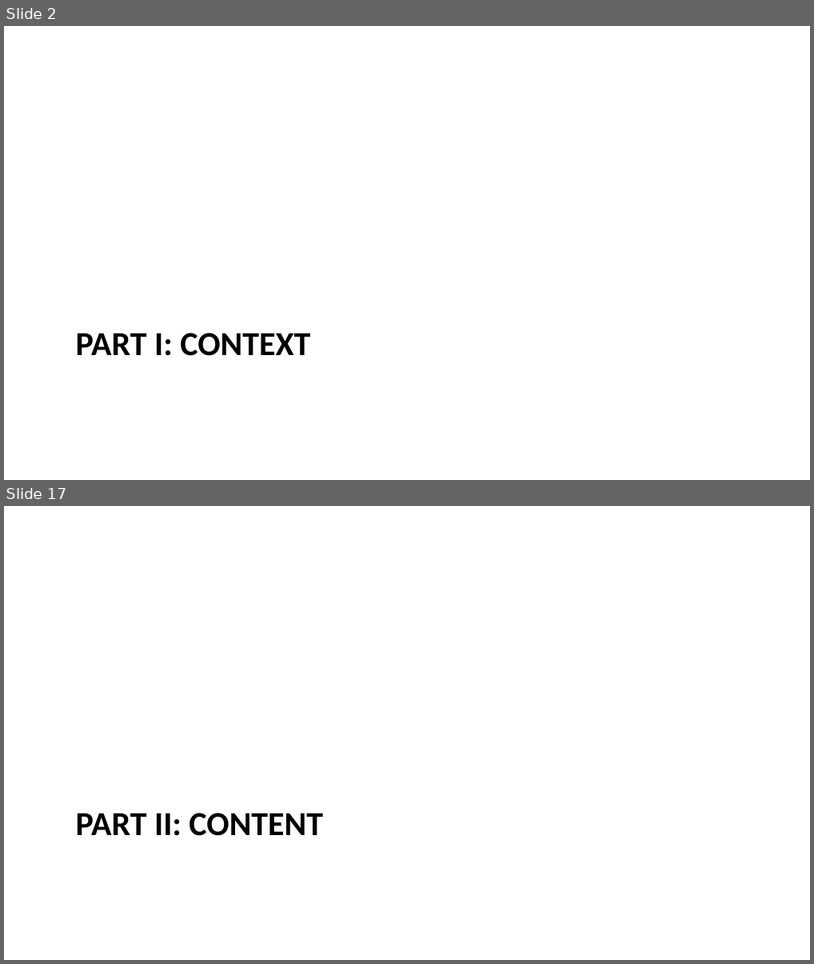
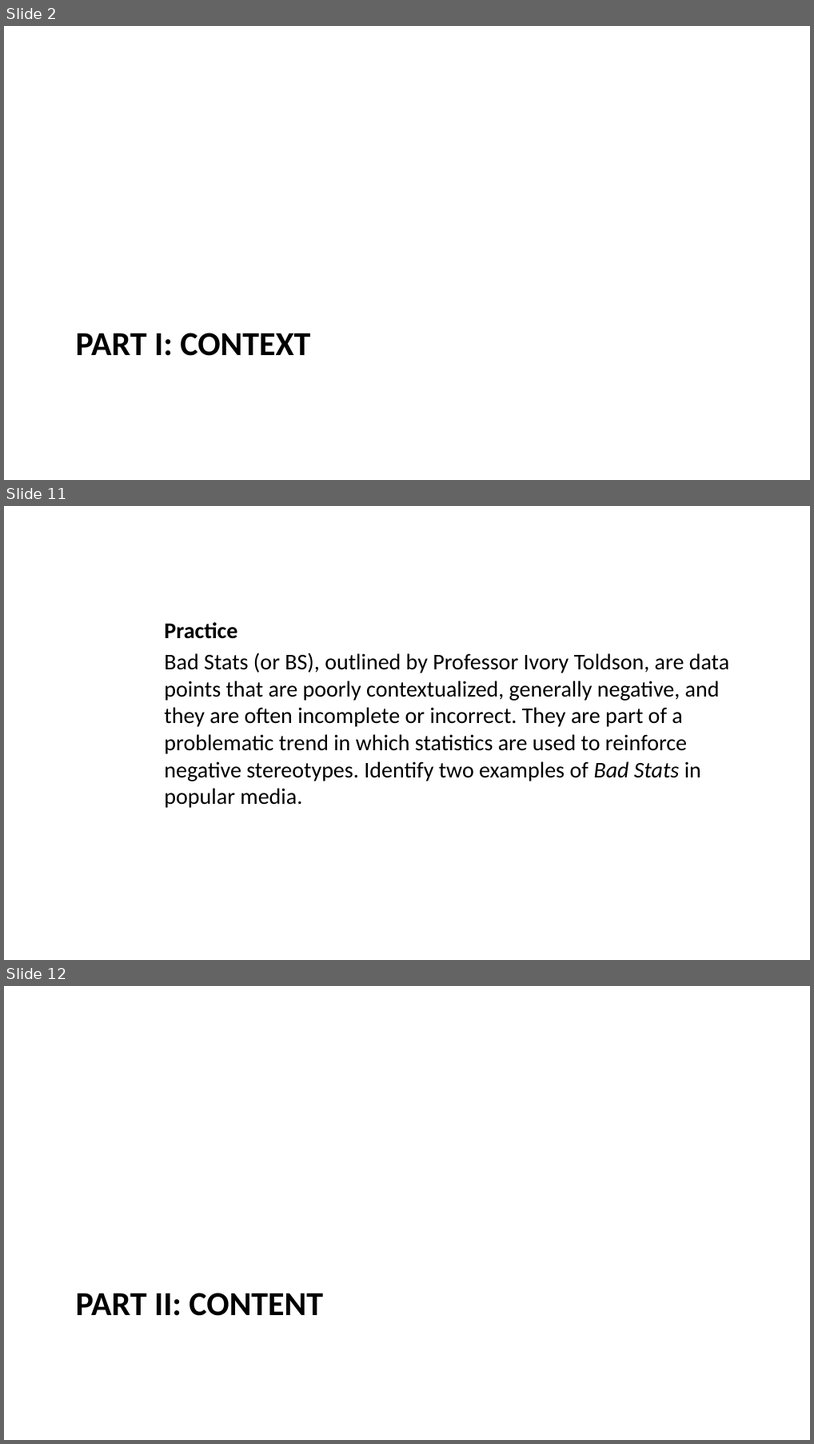
Before and after one commit to data-202/sp25, a slide deck: docs/weeks/week02.pptx. Shown one above the other, each under a label of ours: slides 2 and 17 before the commit, slides 2, 11 and 12 after it; the slides between them are not shown. The pictures are 814x964 and 814x1444 pixels, drawn with LibreOffice and Linux fonts; fonts in the diff are those of the drawing. Boxes give left, top, right and bottom in pixels: in the first picture for what was removed or moved away, otherwise in the second. Text is boxed around its words. In the diff, an @@ line names an element or a change of style, - is before the commit and + after.

```diff
--- a/docs/weeks/week02.pptx
+++ b/docs/weeks/week02.pptx
@@ slide 11 added at (x1=4, y1=506, x2=810, y2=960), background #FFFFFF @@
@@ text added at (x1=164, y1=622, x2=730, y2=808), 20 pt, text #000000 @@
+Practice
+Bad Stats (or BS), outlined by Professor Ivory Toldson, are data points that are poorly contextualized, generally negative, and they are often incomplete or incorrect. They are part of a problematic trend in which statistics are used to reinforce negative stereotypes. Identify two examples of Bad Stats in popular media.
@@ what was slide 17 is now slide 12 @@
```
Also in this commit, not shown: 3 slides changed, 9 other slides added, 1 slide removed, 7 other files.
